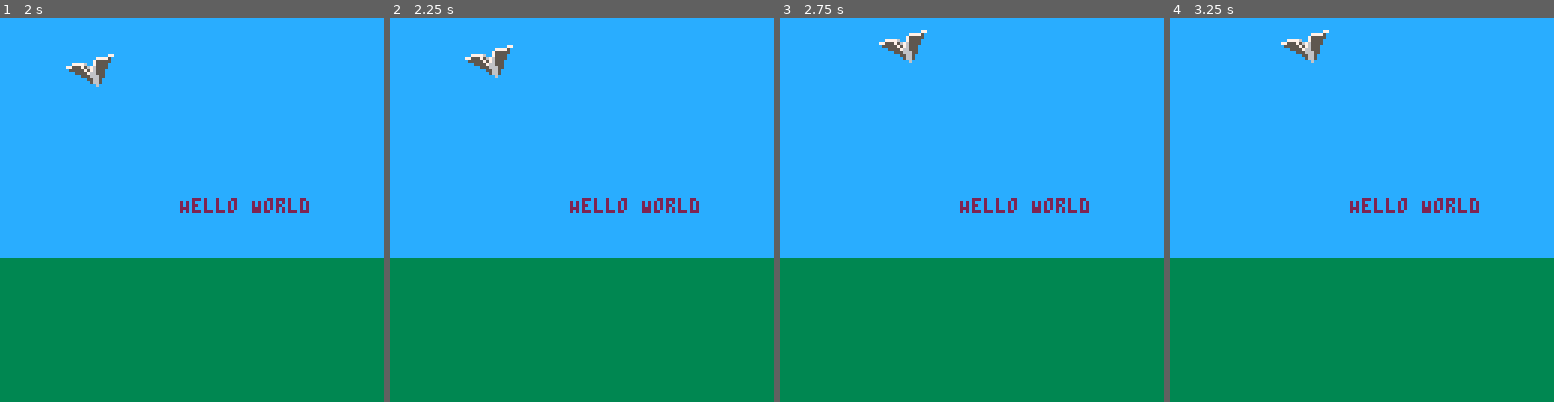
Above: before the commit, frames 1-4 (left to right).
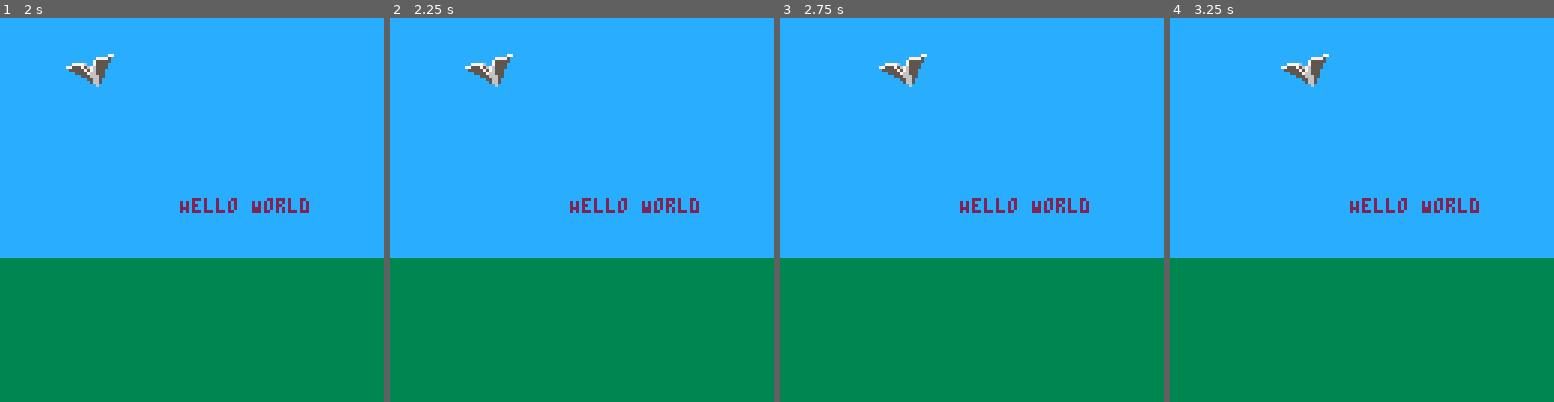
Above: after the commit, the same moments.

Repository: scottnm/avipaper.p8
Game: PICO-8 cartridge avipaper.p8
Two runs of this game, one before a commit and one after it. Both use one fixed random seed, a clock stepped at 60 frames per second and the inputs below.
Inputs:
- Up to frame 1 (2 s): tap X (X key) at 0.33, 1.07, 1.85 s; tap O (Z key) at 0.7, 1.7 s; hold Right from 1.6 s (still down)
- Up to frame 2 (2.25 s): release Right at 2.1 s; tap O (Z key) at 2.1 s; hold Up from 2.15 s (still down)
- Up to frame 3 (2.75 s): release Up at 2.42 s; hold Right from 2.47 s (still down); tap O (Z key) at 2.5 s
- Up to frame 4 (3.25 s): tap O (Z key) at 2.9 s; tap X (X key) at 2.97 s; release Right at 3.03 s; hold Left from 3.08 s (still down)

Frame 1 is identical in both runs. In frame 2, 0.6% of the frame differs, in the area x 19-33%, y 7-18%; in frame 3, 0.9%, in the area x 25-39%, y 3-18%; in frame 4, 0.9%.

Commit message:
plane only moves along x axis now (y axis will be handled by powerups)

Diff:
--- a/main.lua
+++ b/main.lua
@@ -41,6 +41,22 @@
     return input
 end
 
+function handle_plane_input(input, plane_pos)
+    new_pos = {
+        x = plane_pos.x,
+        y = plane_pos.y,
+    }
+
+    if input.btn_left then
+        new_pos.x -= 1
+    end
+    if input.btn_right then
+        new_pos.x += 1
+    end
+
+    return new_pos
+end
+
 function _init()
 end
 
@@ -51,18 +67,7 @@
 g_input = nil
 function _update()
     g_input = poll_input(g_input)
-    if g_input.btn_left then
-        g_spr_pos.x -= 1
-    end
-    if g_input.btn_right then
-        g_spr_pos.x += 1
-    end
-    if g_input.btn_up then
-        g_spr_pos.y -= 1
-    end
-    if g_input.btn_down then
-        g_spr_pos.y += 1
-    end
+    g_spr_pos = handle_plane_input(g_input, g_spr_pos)
 end
 
 function _draw()
